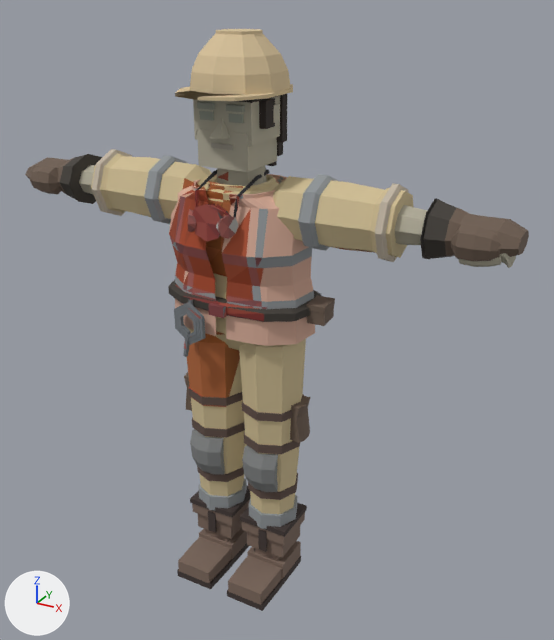
What one commit did to the glTF model public/assets/models/zmb/zmb_pfz_brute_a.glb.
The view is the same before and after, from a 50 mm camera at (1.64, -2.68, 2.72) aimed at (0.12, 0.09, 1.33). Every picture has the same lights, and +X, +Y and +Z are marked at lower left. The picture after the commit comes second. Objects named as collision shapes, trigger or cutter boxes, shadow casters or lower levels of detail are left out. Where no turn or scale is listed for an object, it has been applied to the vertices. Vertices at exactly the same position are counted once.

Names of what the first picture shows: 'zmb_pfz_brute_a_LOD0'.
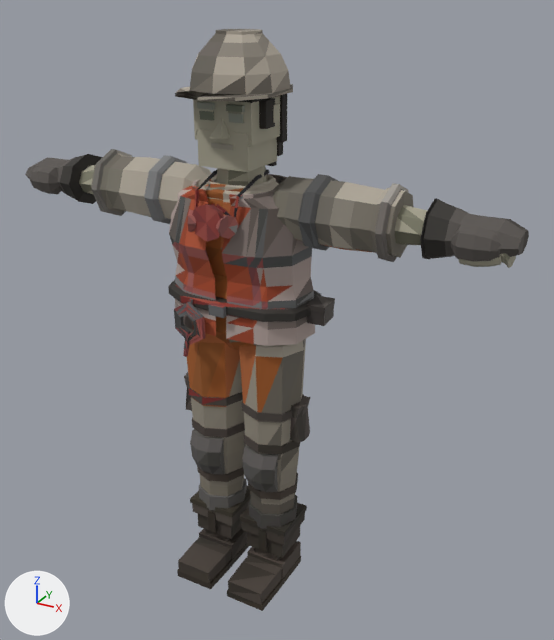
Where the change shows, as pixel boxes (x1, y1, x2, y2) in the pictures (554 x 640 px):
part 1 of me_zmb_pfz_brute_a_lod0, recoloured (darker): (25, 29, 529, 607) in both

Patch to the scene script:
```diff
--- a/public/assets/models/zmb/zmb_pfz_brute_a.glb.py
+++ b/public/assets/models/zmb/zmb_pfz_brute_a.glb.py
@@ me_zmb_pfz_brute_a_lod0 @@
 me_zmb_pfz_brute_a_lod0.from_pydata(...)  # 2583 vertices, 4805 faces; spans x -1.16..1.16, y -0.3..0.28, z 0.0..2.55
 # used by ob_zmb_pfz_brute_a_lod0; location = (0.0, 0.0, 0.0)
+# me_zmb_pfz_brute_a_lod0 part 1: 4709 faces centred in x -1.16..1.16, y -0.29..0.28, z 0.0..2.55 are repainted in the vertex colours, in many colours
 me_zmb_pfz_brute_a_lod0.materials.append(mat_material_0)
```
